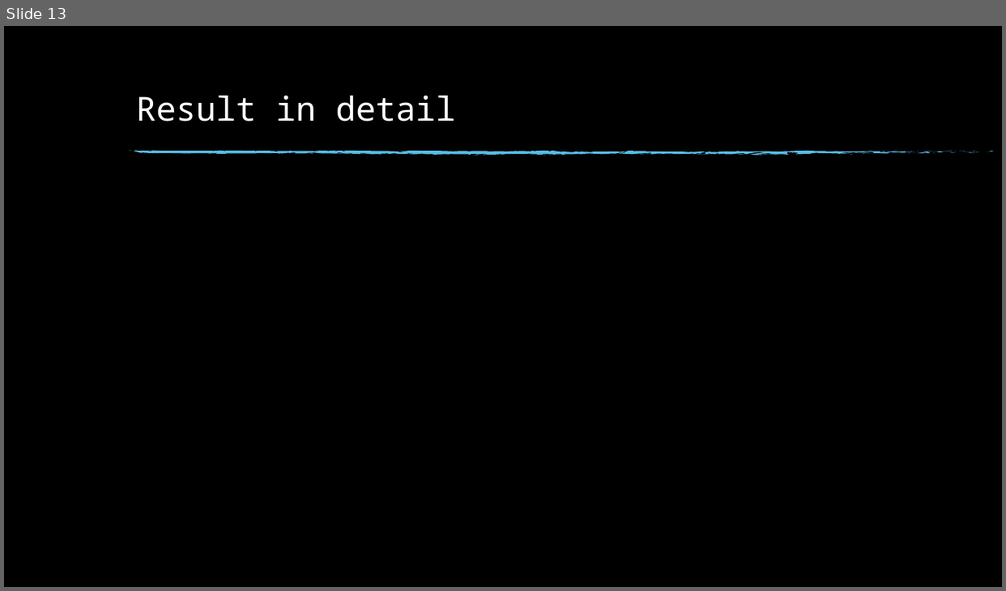
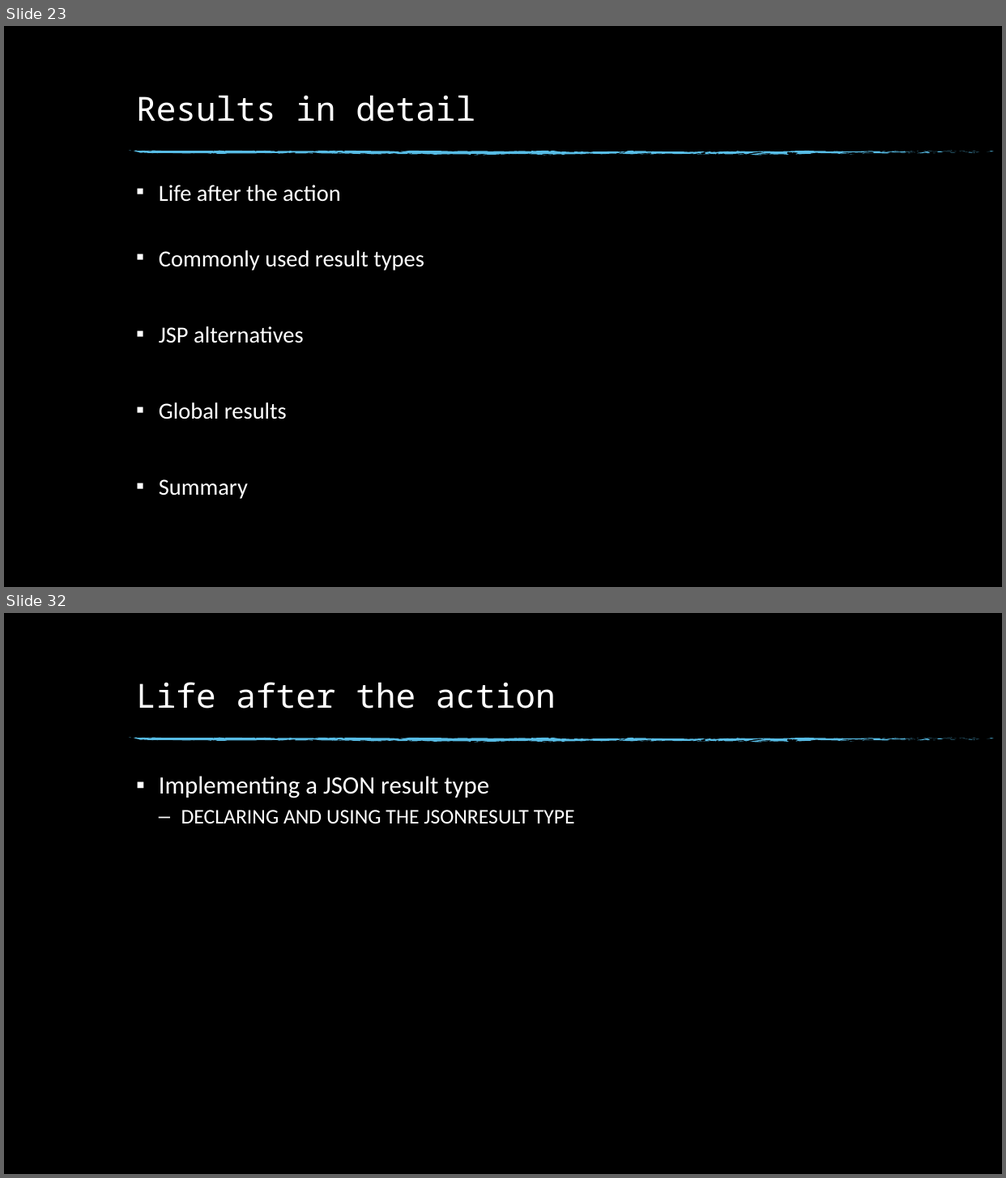
Before and after one commit to KernelDang/JEE, a slide deck: Seminar/slide.pptx. Shown one above the other, each under a label of ours: slide 13 before the commit, slides 23 and 32 after it; the slides between them are not shown. The pictures are 1006x591 and 1006x1178 pixels, drawn with LibreOffice and Linux fonts; fonts in the diff are those of the drawing; background and template pictures are left out. Boxes give left, top, right and bottom in pixels: in the first picture for what was removed or moved away, otherwise in the second. Text is boxed around its words. In the diff, an @@ line names an element or a change of style, - is before the commit and + after.

```diff
--- a/Seminar/slide.pptx
+++ b/Seminar/slide.pptx
@@ slide 32 added at (x1=4, y1=613, x2=1002, y2=1174), background picture (left out); not listed: 74 template elements that a slide beside it also shows @@
@@ title added at (x1=136, y1=682, x2=556, y2=709), 32 pt, text #FFFFFF @@
+Life after the action
@@ text added at (x1=159, y1=776, x2=575, y2=824), 20 pt, text #FFFFFF @@
+▪ Implementing a JSON result type
+  – DECLARING AND USING THE JSONRESULT TYPE
@@ what was slide 13 is now slide 23 @@
@@ slide 23 changed as well @@
@@ title at (x1=136, y1=95, x2=475, y2=122): text changed @@
-Result in detail
+Results in detail
@@ text added at (x1=159, y1=185, x2=424, y2=499), 22.2 pt, text #FFFFFF @@
+▪ Life after the action
+▪ Commonly used result types
+▪ JSP alternatives
+▪ Global results
+▪ Summary
```
Also in this commit, not shown: 1 other slide changed, 33 other slides added.
